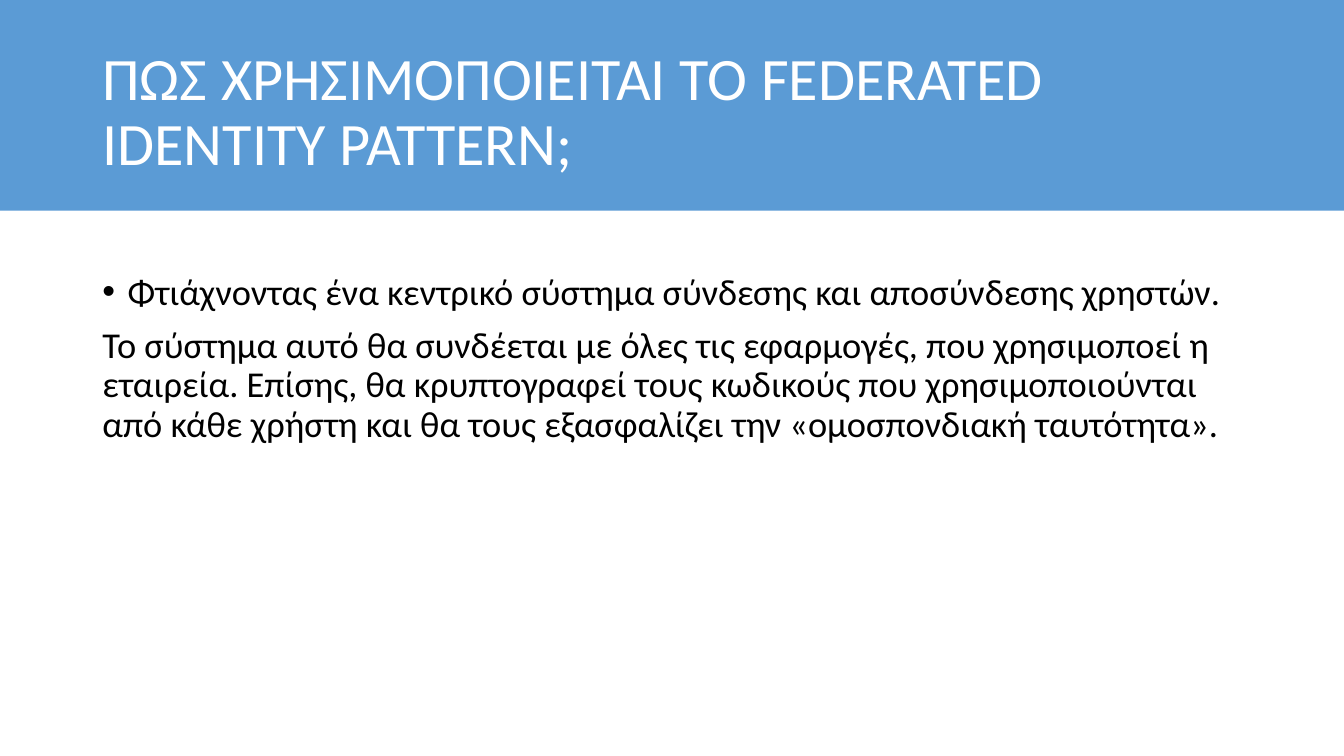
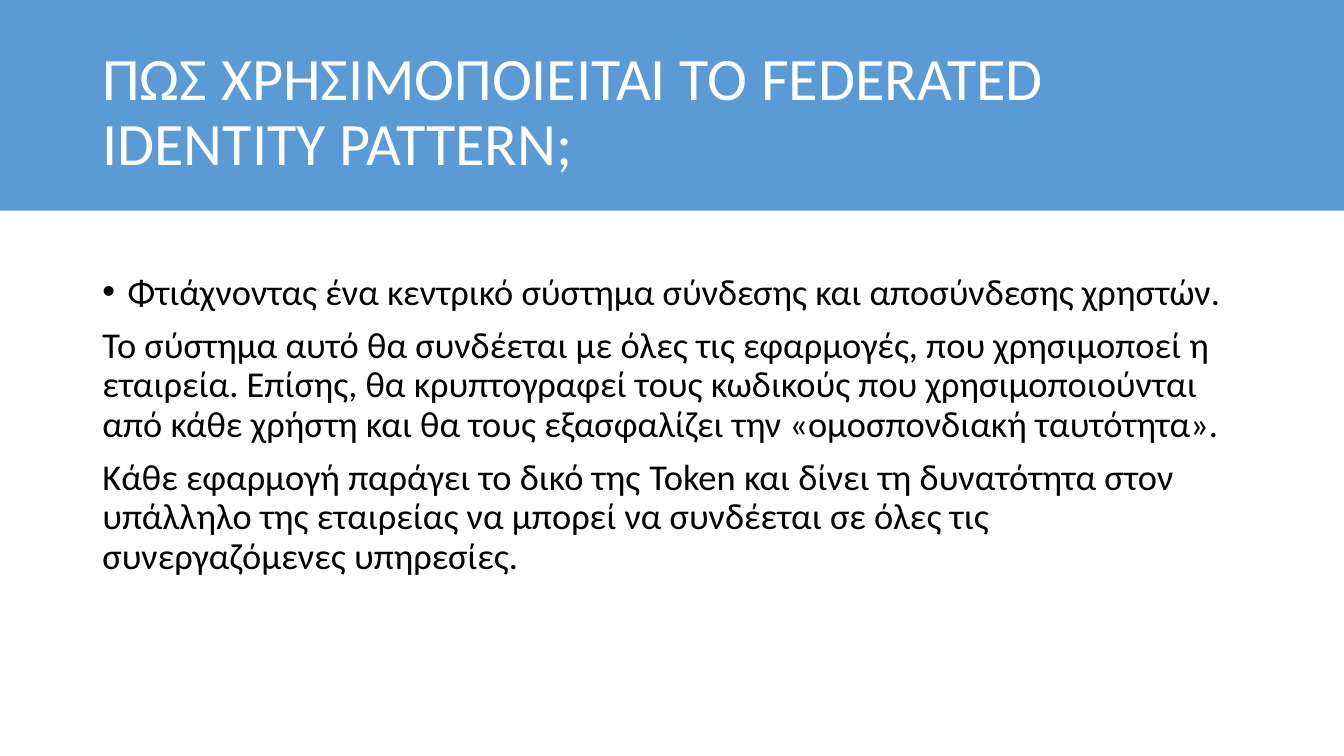
Before and after one commit to GeorgeMC2610/Design-Patterns, a slide deck: slide 5 of Exercise 3/Microsoft Design Patterns/Microsoft Design Patterns.pptx. Drawn at 1344x756 pixels with LibreOffice and Linux fonts; fonts in the diff are those of the drawing. Boxes give left, top, right and bottom in pixels: in the first picture for what was removed or moved away, otherwise in the second. Text is boxed around its words. In the diff, an @@ line names an element or a change of style, - is before the commit and + after.

```diff
--- a/Exercise 3/Microsoft Design Patterns/Microsoft Design Patterns.pptx
+++ b/Exercise 3/Microsoft Design Patterns/Microsoft Design Patterns.pptx
@@ text at [102, 464, 1173, 575]: paragraph added @@
+Κάθε εφαρμογή παράγει το δικό της Token και δίνει τη δυνατότητα στον υπάλληλο της εταιρείας να μπορεί να συνδέεται σε όλες τις συνεργαζόμενες υπηρεσίες.
```
Also in this commit, not shown: 2 other slides changed, 3 other files.
